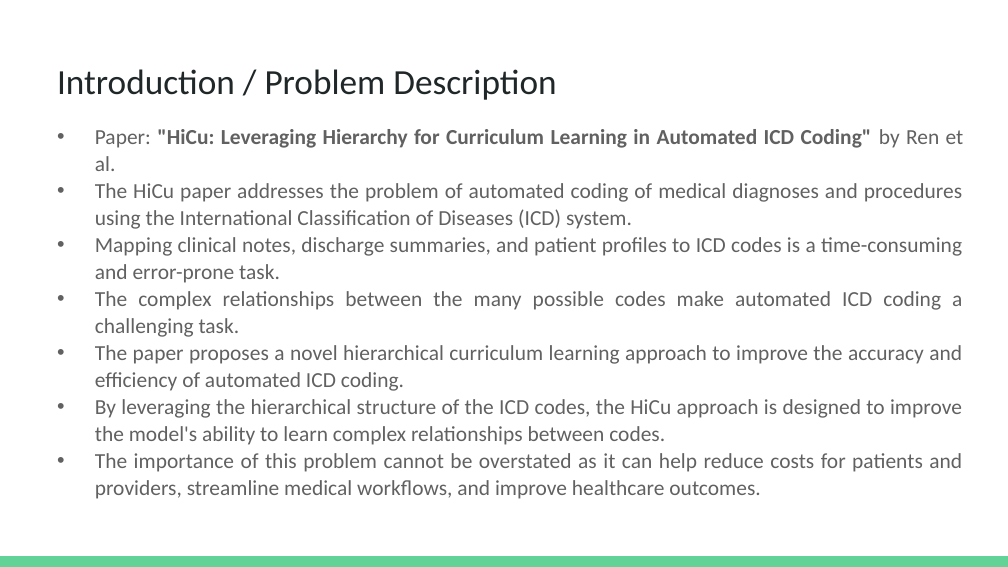
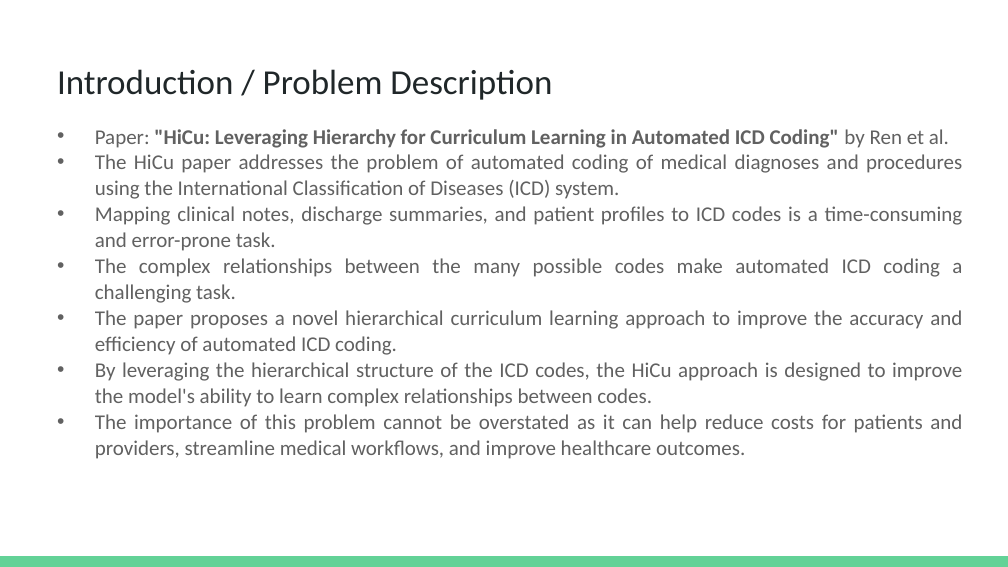
Before and after one commit to dbiswas0605/MCS-DS-CS598-DLH-HiCu, a slide deck: slide 3 of Presentation/CS598 DL4H Project Presentation.pptx. Drawn at 1008x567 pixels with LibreOffice and Linux fonts; fonts in the diff are those of the drawing. Boxes give left, top, right and bottom in pixels: in the first picture for what was removed or moved away, otherwise in the second. Text is boxed around its words. In the diff, an @@ line names an element or a change of style, - is before the commit and + after.

```diff
--- a/Presentation/CS598 DL4H Project Presentation.pptx
+++ b/Presentation/CS598 DL4H Project Presentation.pptx
@@ title "Introduction / Problem Description" at (x1=57, y1=69, x2=552, y2=100): size 25.2 to 25 pt; indent changed @@
@@ text "Paper: "HiCu: Leveraging Hierarchy for ..." at (x1=95, y1=129, x2=963, y2=459): size 15.3 to 15 pt; line spacing 1.05 to 1.03 @@
```
Also in this commit, not shown: 8 other slides changed, 4 slides added, 1 other file.
